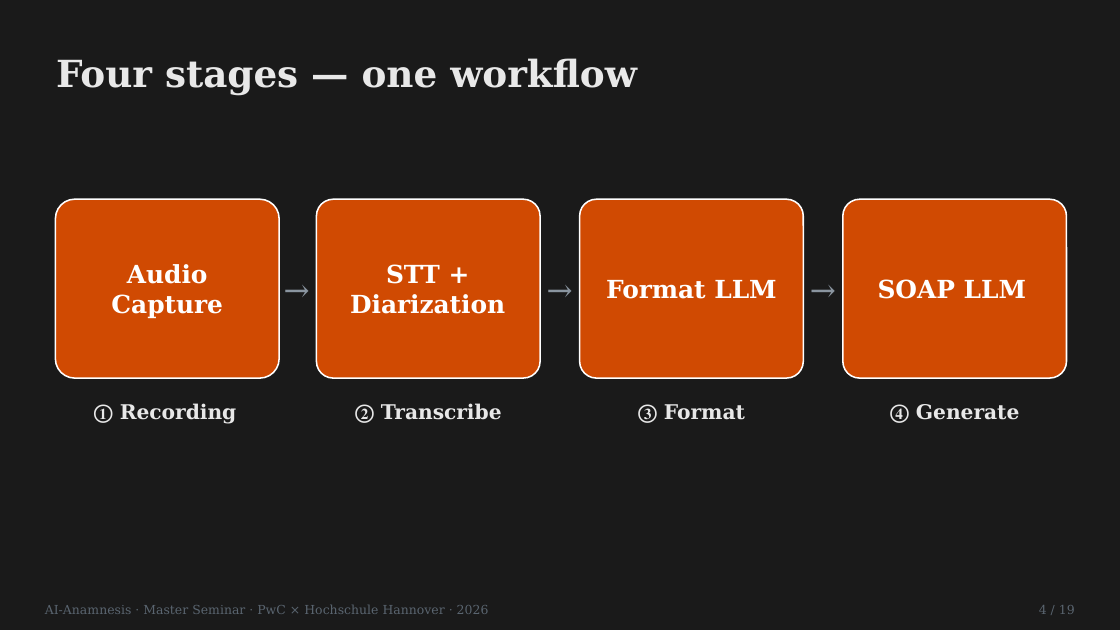
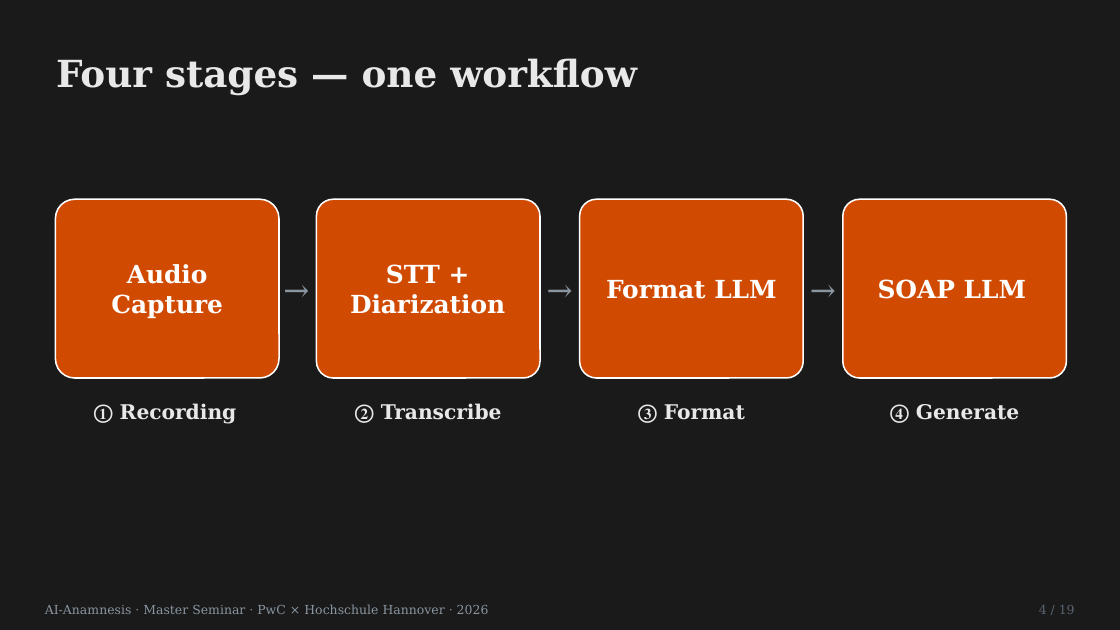
Before and after one commit to LeonardNid/Seminar_Anamnese, a slide deck: slide 5 of Präsi/AI_Anamnesis.pptx (slide 4 before the commit). Drawn at 1120x630 pixels with LibreOffice and Linux fonts; fonts in the diff are those of the drawing. Boxes give left, top, right and bottom in pixels: in the first picture for what was removed or moved away, otherwise in the second. Text is boxed around its words. In the diff, an @@ line names an element or a change of style, - is before the commit and + after.

```diff
--- a/Präsi/AI_Anamnesis.pptx
+++ b/Präsi/AI_Anamnesis.pptx
@@ text "AI-Anamnesis · Master Seminar · ..." at (45,604,489,614): text colour #5A6570 to #8A95A0 @@
```
Also in this commit, not shown: 19 other slides changed, 1 slide added, 1 other file.
